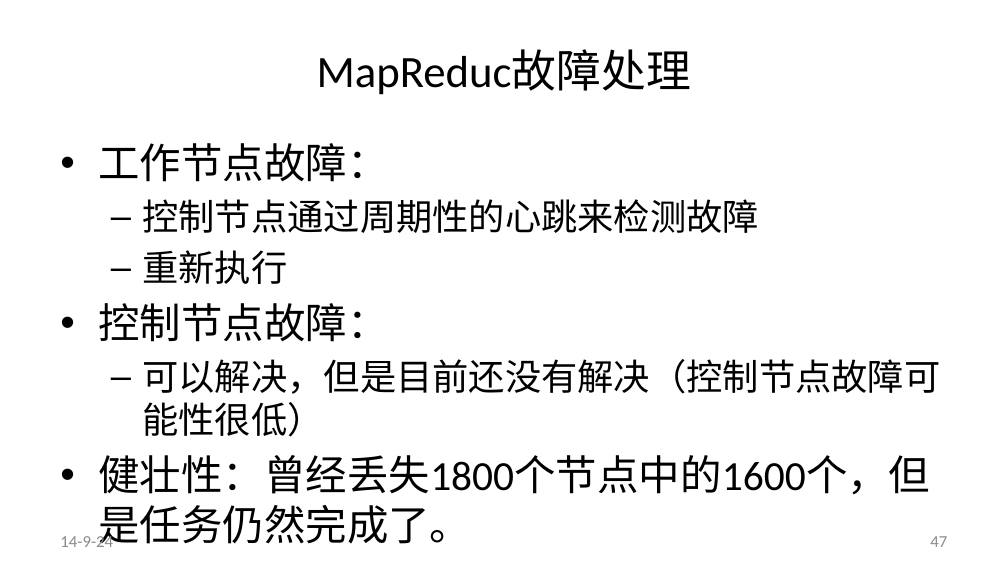
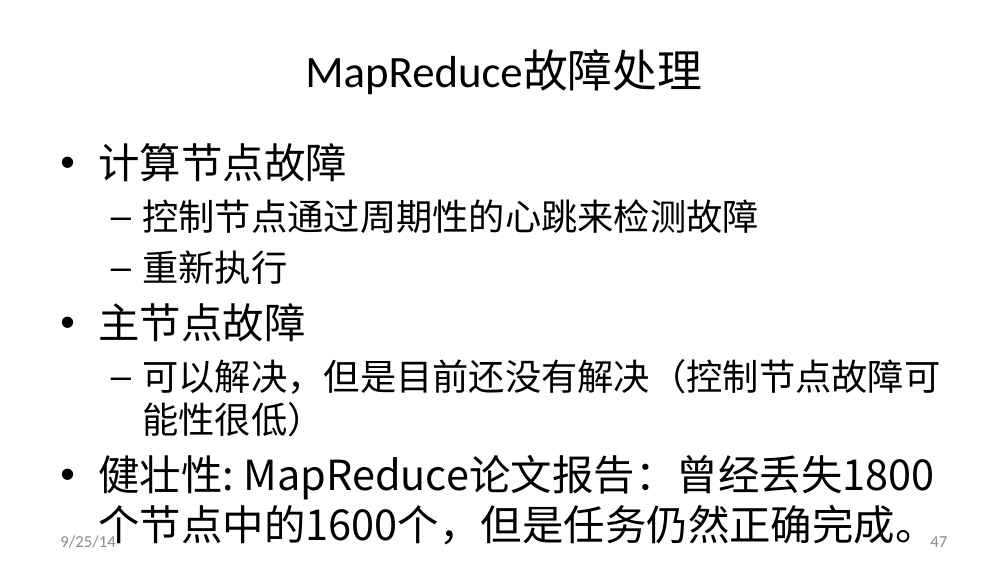
Before and after one commit to alxsoares/Foundations-of-Big-Data-System, a slide deck: slide 47 of Architecture/大数据的处理框架.pptx. Drawn at 1008x567 pixels with LibreOffice and Linux fonts; fonts in the diff are those of the drawing; background and template pictures are left out. Boxes give left, top, right and bottom in pixels: in the first picture for what was removed or moved away, otherwise in the second. Text is boxed around its words. In the diff, an @@ line names an element or a change of style, - is before the commit and + after.

```diff
--- a/Architecture/大数据的处理框架.pptx
+++ b/Architecture/大数据的处理框架.pptx
@@ title at [305, 50, 702, 95]: text changed @@
-MapReduc故障处理
+MapReduce故障处理
@@ text at [98, 143, 347, 182]: text changed @@
-• 工作节点故障：
+• 计算节点故障
@@ text at [98, 303, 305, 342]: text changed @@
-• 控制节点故障：
+• 主节点故障
@@ text at [98, 455, 936, 547]: text changed; font Calibri to Noto Sans CJK SC @@
-• 健壮性：曾经丢失1800个节点中的1600个，但是任务仍然完成了。
+• 健壮性: MapReduce论文报告：曾经丢失1800个节点中的1600个，但是任务仍然正确完成。
@@ text at [60, 535, 115, 548]: text changed @@
-14-9-24
+9/25/14
```
Also in this commit, not shown: 59 other slides changed, 3 slides added, 2 slides removed.
